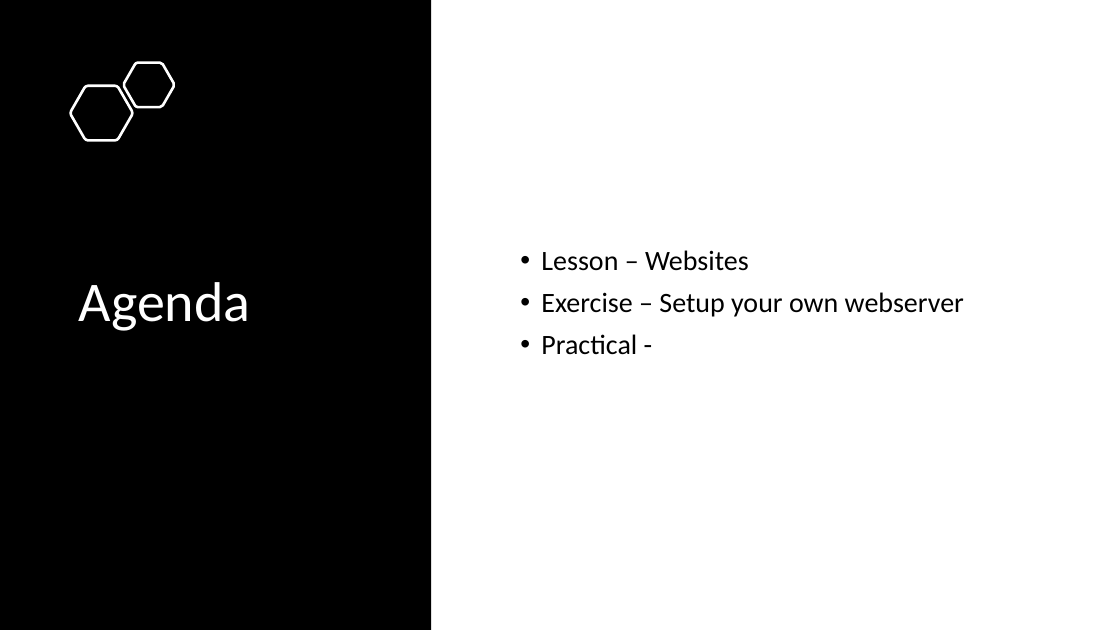
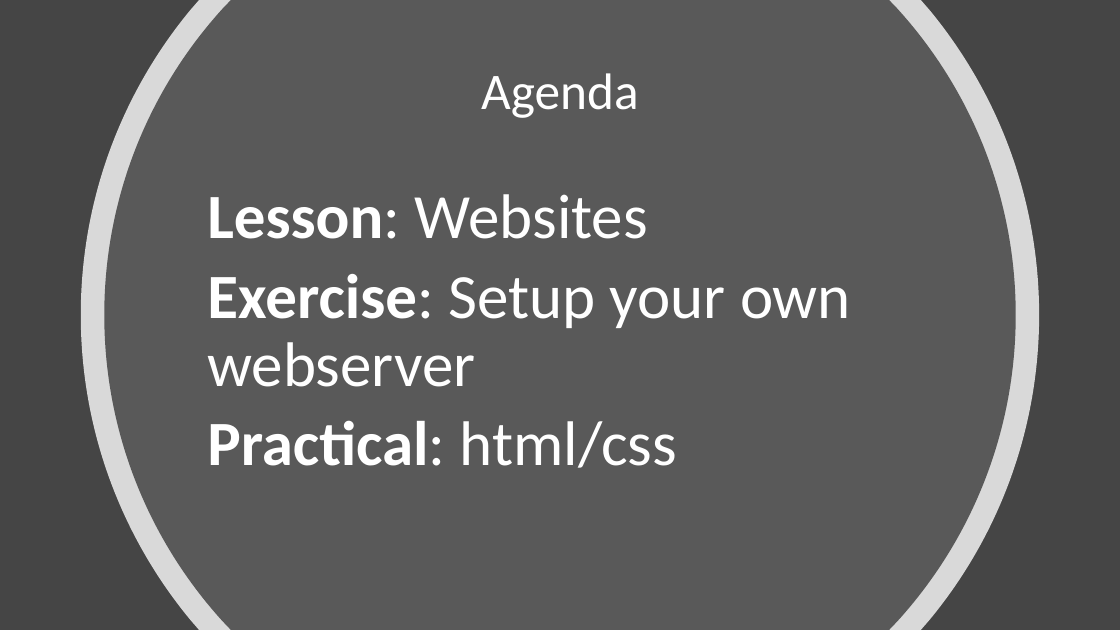
Before and after one commit to SIGSAC/SIGSAC, a slide deck: slide 3 of 5. Your Very Own Website/Lesson 5 - Websites.pptx (slide 2 before the commit). Drawn at 1120x630 pixels with LibreOffice and Linux fonts; fonts in the diff are those of the drawing. Boxes give left, top, right and bottom in pixels: in the first picture for what was removed or moved away, otherwise in the second. Text is boxed around its words. In the diff, an @@ line names an element or a change of style, - is before the commit and + after.

Commit message:
Updated Lesson ppt

```diff
--- a/5. Your Very Own Website/Lesson 5 - Websites.pptx
+++ b/5. Your Very Own Website/Lesson 5 - Websites.pptx
@@ background #FFFFFF to #454545 @@
@@ rectangle removed at bbox=[0, 0, 431, 630] @@
@@ freeform shape added at bbox=[81, 0, 1039, 630], fill #FFFFFF at 80% opacity @@
@@ freeform shape added at bbox=[104, 0, 1016, 630], fill #595959 @@
@@ title "Agenda": place and size @@
-title "Agenda" at bbox=[79, 282, 251, 331]
+title "Agenda" at bbox=[481, 73, 638, 118]
@@ title "Agenda" at bbox=[481, 73, 638, 118]: size 48 to 44 pt; alignment left to centre @@
@@ freeform shape removed at bbox=[71, 86, 133, 140] @@
@@ freeform shape removed at bbox=[124, 63, 174, 108] @@
@@ text "Lesson: Websites" at bbox=[207, 194, 851, 468]: vertical alignment middle to top @@
@@ text at bbox=[207, 194, 851, 468]: text changed; size 24 to 54 pt; text colour #000000 to #FFFFFF @@
-• Lesson – Websites
-• Exercise – Setup your own webserver
-• Practical -
+Lesson: Websites
+Exercise: Setup your own webserver
+Practical: html/css
```
Also in this commit, not shown: 1 other slide changed, 4 slides added, 7 slides removed.
